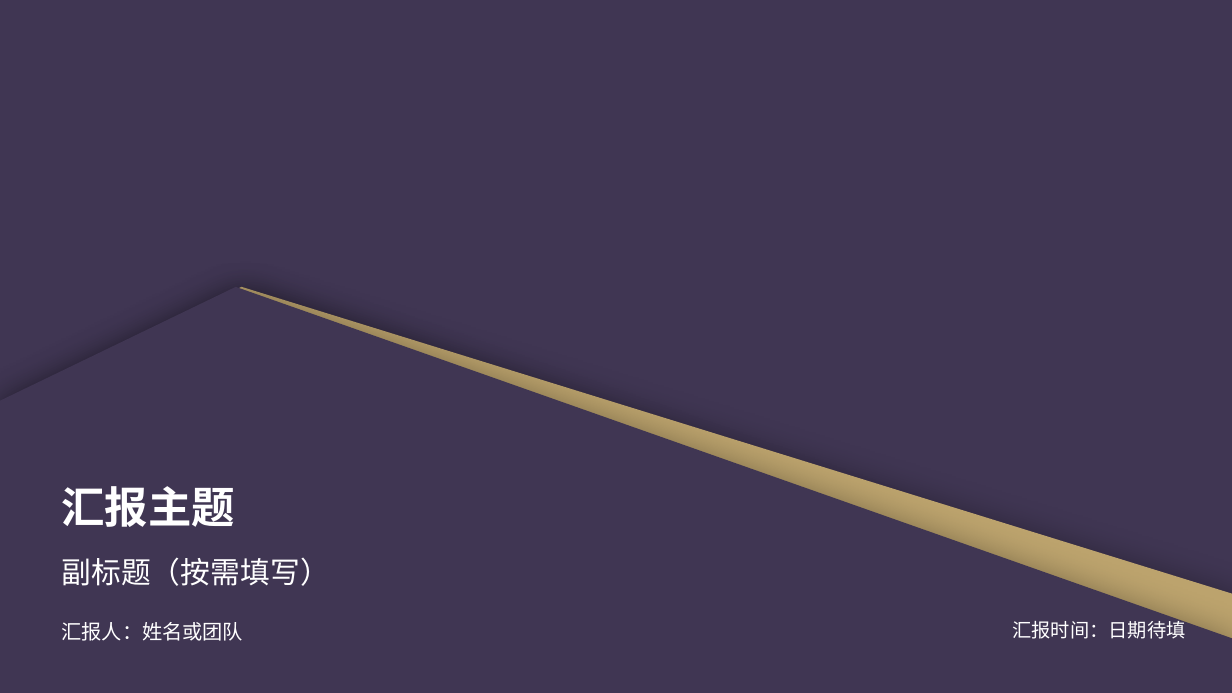
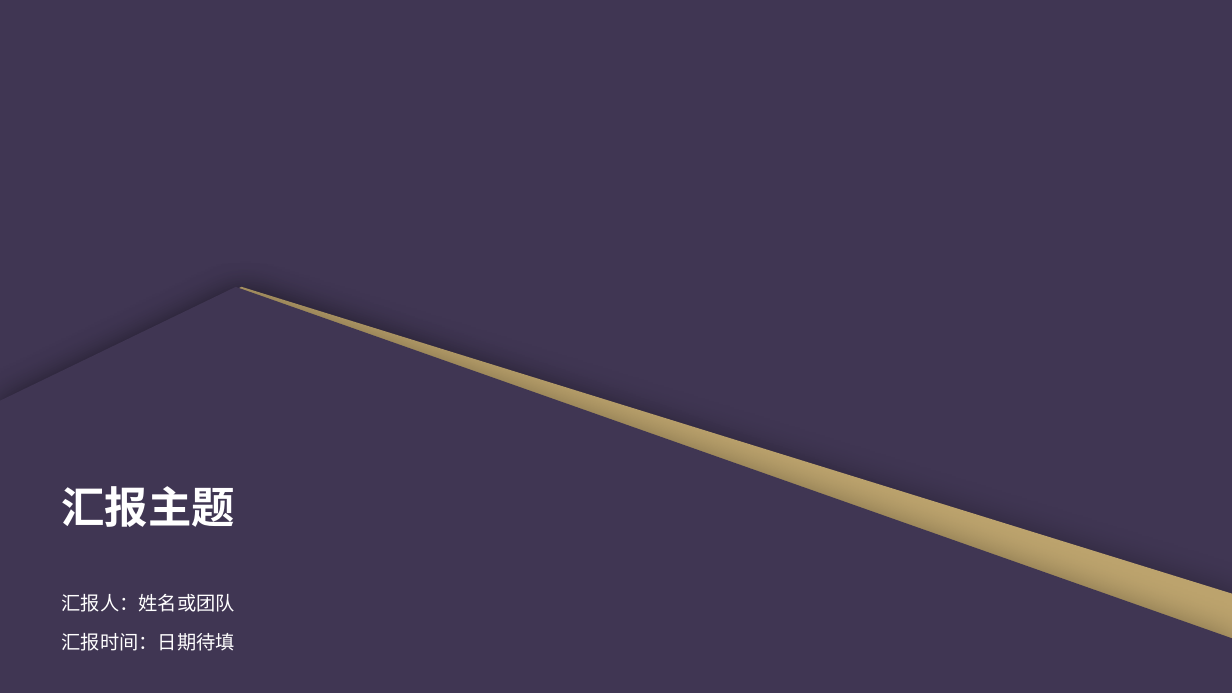
Before and after one commit to 2503668375-boop/hualang-ppt-skill, a slide deck: slide 1 of artifact-template-hualang-school/assets/reference.pptx. Drawn at 1232x693 pixels with LibreOffice and Linux fonts; fonts in the diff are those of the drawing; background and template pictures are left out. Boxes give left, top, right and bottom in pixels: in the first picture for what was removed or moved away, otherwise in the second. Text is boxed around its words. In the diff, an @@ line names an element or a change of style, - is before the commit and + after.

```diff
--- a/artifact-template-hualang-school/assets/reference.pptx
+++ b/artifact-template-hualang-school/assets/reference.pptx
@@ text removed at (x1=62, y1=557, x2=330, y2=586) @@
-副标题（按需填写）
@@ text "汇报人：姓名或团队" moved from (x1=62, y1=622, x2=244, y2=641) to (x1=62, y1=594, x2=235, y2=612) @@
@@ text "汇报人：姓名或团队" at (x1=62, y1=594, x2=235, y2=612): size 15.8 to 15 pt @@
@@ text "汇报时间：日期待填" moved from (x1=1012, y1=618, x2=1185, y2=639) to (x1=62, y1=633, x2=235, y2=651) @@
@@ text "汇报时间：日期待填" at (x1=62, y1=633, x2=235, y2=651): alignment right to left @@
```
Also in this commit, not shown: 1 other slide changed, 1 slide added, 1 slide removed, 40 other files.
